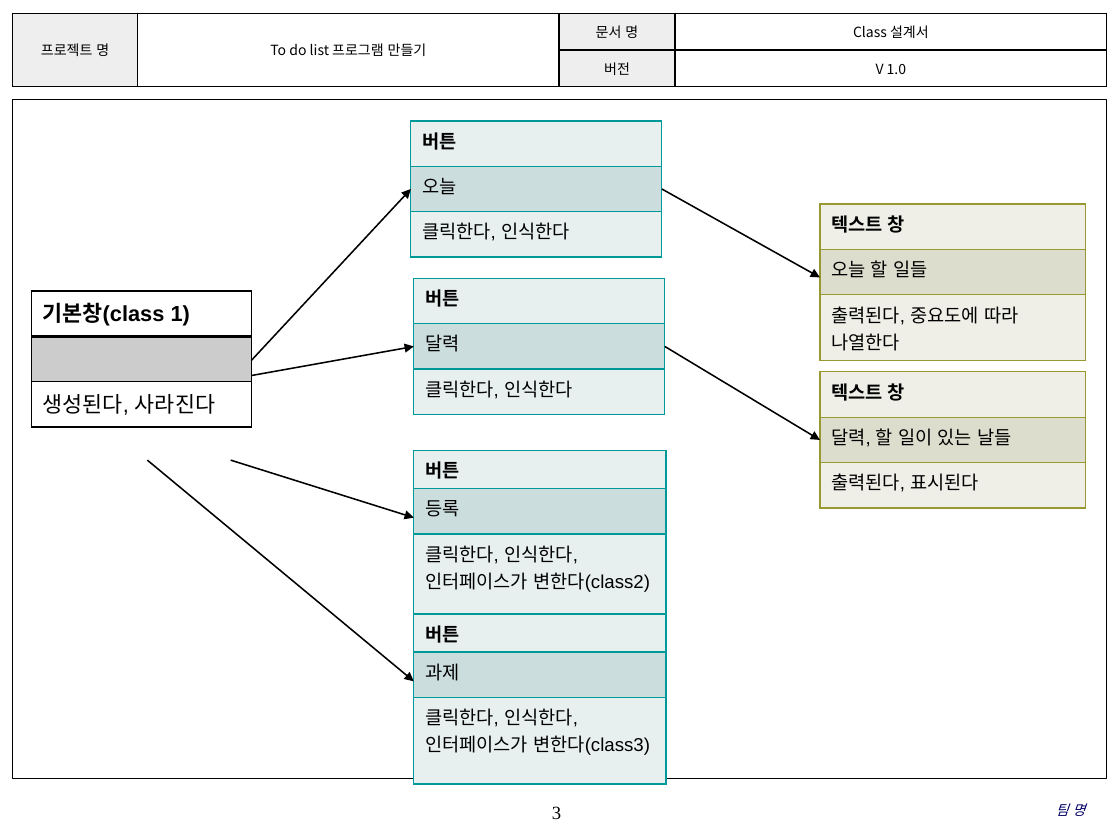
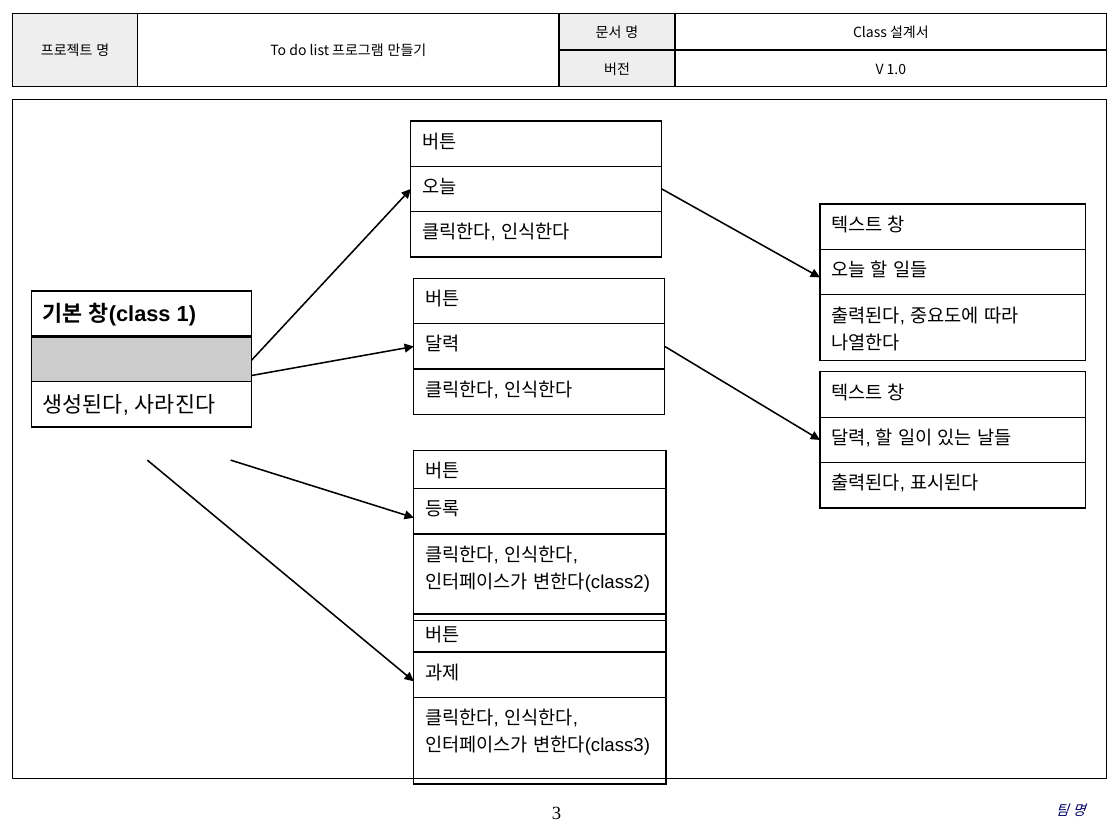
Before and after one commit to SE-admin/9, a slide deck: slide 3 of doc/3_ 설계서/Class Design_9_pigeon.pptx. Drawn at 1120x840 pixels with LibreOffice and Linux fonts; fonts in the diff are those of the drawing; background and template pictures are left out. Boxes give left, top, right and bottom in pixels: in the first picture for what was removed or moved away, otherwise in the second. Text is boxed around its words. In the diff, an @@ line names an element or a change of style, - is before the commit and + after.

Commit message:
# 서류 # Class Design_9_pigeon.pptx # UI Design Template_9_pigeon.pptx # 전반적 # 오류 정정 및 코더들의 의견 반영

```diff
--- a/doc/3_ 설계서/Class Design_9_pigeon.pptx
+++ b/doc/3_ 설계서/Class Design_9_pigeon.pptx
@@ table at (x1=411, y1=121, x2=662, y2=258) @@
@@ fill #E7EFEF to none in 2 cells @@
@@ fill #CCDEDE to none in row 2, column 1 @@
@@ bold off in "버튼" @@
@@ borders changed @@
@@ table at (x1=820, y1=204, x2=1085, y2=355) @@
@@ fill #EFEFE8 to none in 2 cells @@
@@ fill #DEDECE to none in row 2, column 1 @@
@@ bold off in "텍스트 창" @@
@@ borders changed @@
@@ table at (x1=31, y1=291, x2=252, y2=460) @@
-row 1, column 1: 기본창(class 1)
+row 1, column 1: 기본 창(class 1)
@@ table at (x1=413, y1=279, x2=664, y2=416) @@
@@ fill #E7EFEF to none in 2 cells @@
@@ fill #CCDEDE to none in row 2, column 1 @@
@@ bold off in "버튼" @@
@@ borders changed @@
@@ table at (x1=820, y1=372, x2=1085, y2=508) @@
@@ fill #EFEFE8 to none in 2 cells @@
@@ fill #DEDECE to none in row 2, column 1 @@
@@ bold off in "텍스트 창" @@
@@ borders changed @@
@@ table at (x1=413, y1=450, x2=665, y2=596) @@
@@ fill #E7EFEF to none in 2 cells @@
@@ fill #CCDEDE to none in row 2, column 1 @@
@@ bold off in "버튼" @@
@@ borders changed @@
@@ table at (x1=413, y1=614, x2=665, y2=759) @@
@@ fill #E7EFEF to none in 2 cells @@
@@ fill #CCDEDE to none in row 2, column 1 @@
@@ bold off in "버튼" @@
@@ borders changed @@
```
Also in this commit, not shown: 2 other slides changed, 1 other file.
